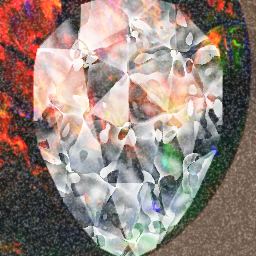
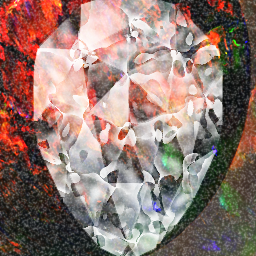
Comparing the layer stacks of the two 256 × 256 images. Changes:
"facets copy": opacity 56% → 77%, blend overlay → soft light over [0, 0, 256, 256]
renamed "opal" to "combined,sharpened", moved it above "Layer 11", painted on it over [0, 0, 256, 256]
"Layer 11": opacity 100% → 68%, blend normal → overlay, moved it above "Layer 12" over [0, 0, 256, 256]
